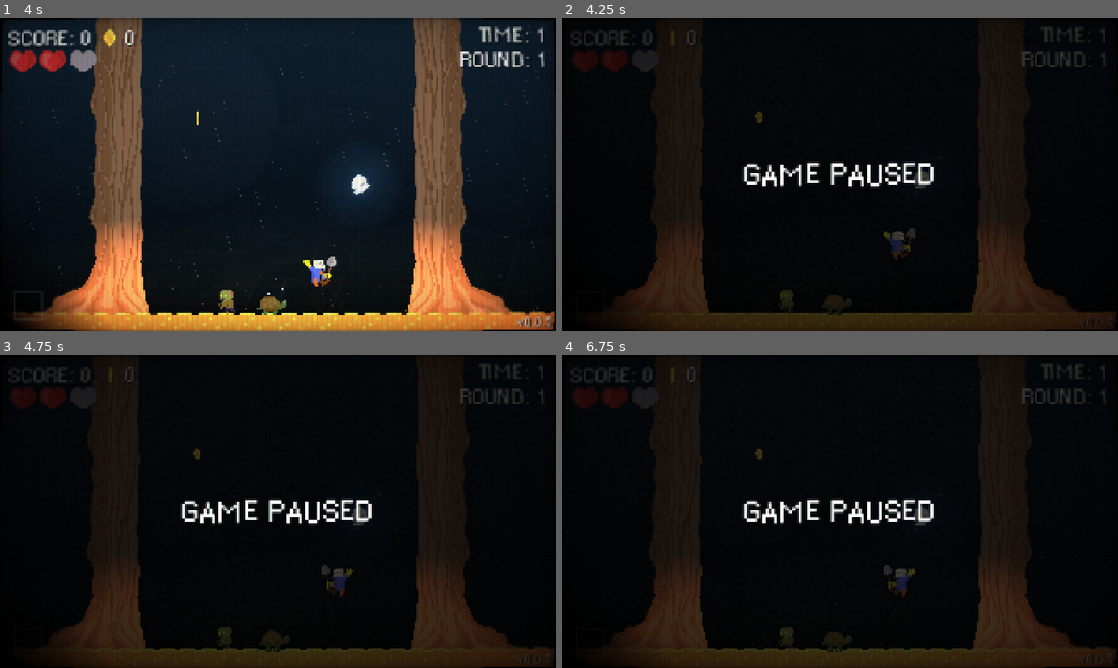
Above: before the commit, frames 1-4 (two rows, left to right).
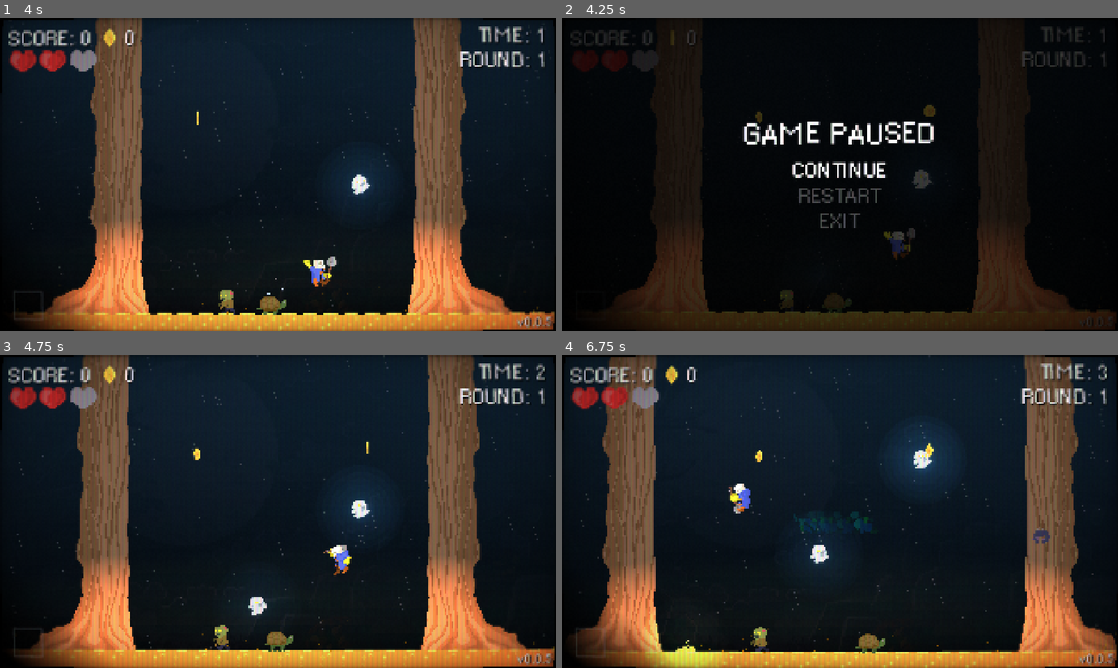
Above: after the commit, the same moments.

Repository: Giantswing/graveyard-bouncers
Game: Godot game, scene res://scenes/main-level.tscn
Same seed, same stepped clock (60 frames per second), same inputs: the game is played once before the commit and once after it.
Inputs:
- Up to frame 1 (4 s): hold D (Right) 0.53-2.03 s; tap Space (Jump) at 0.6, 0.77, 1.07, 1.52, 1.55, 1.82, 2.1, 3.02, 3.05, 3.32, 3.6, 3.77 s; tap Shift (Ability) at 1.35, 2.85 s; hold A (Left) 2.03-2.78 s; hold D (Right) from 2.78 s (still down)
- Up to frame 2 (4.25 s): keep holding D (Right); tap Space (Jump) at 4.07 s; tap Escape (Menu) at 4.15 s
- Up to frame 3 (4.75 s): release D (Right) at 4.28 s; hold A (Left) from 4.28 s (still down); tap Shift (Ability) at 4.35 s; tap Space (Jump) at 4.52, 4.55 s
- Up to frame 4 (6.75 s): tap Space (Jump) at 4.82, 5.1, 6.02, 6.05, 6.32, 6.6 s; release A (Left) at 5.03 s; hold D (Right) 5.03-5.78 s; hold A (Left) from 5.78 s (still down); tap Shift (Ability) at 5.85 s

Frame 1 is identical in both runs. In frame 2, 3.4% of the frame differs, in the area x 10-99%, y 27-95%; in frame 3, 61%; in frame 4, 63%, in the area x 1-100%, y 0-100%.

Commit message:
Improved pause menu

Diff:
--- a/scenes/ui.tscn
+++ b/scenes/ui.tscn
@@ -375,6 +375,7 @@
 offset_bottom = 41.0
 grow_horizontal = 2
 grow_vertical = 2
+theme_override_constants/separation = 25
 
 [node name="Label" type="RichTextLabel" parent="Control/PauseScreen/VBoxContainer"]
 process_mode = 3
@@ -386,3 +387,27 @@
 text = "[wave amp=50.0 freq=5.0 connected=1]GAME PAUSED[/wave]"
 fit_content = true
 horizontal_alignment = 1
+
+[node name="MenuOptions" type="VBoxContainer" parent="Control/PauseScreen/VBoxContainer"]
+unique_name_in_owner = true
+layout_mode = 2
+
+[node name="Continue" type="Label" parent="Control/PauseScreen/VBoxContainer/MenuOptions"]
+layout_mode = 2
+theme = ExtResource("3_wm3ai")
+text = "CONTINUE"
+horizontal_alignment = 1
+
+[node name="Restart" type="Label" parent="Control/PauseScreen/VBoxContainer/MenuOptions"]
+modulate = Color(1, 1, 1, 0.266667)
+layout_mode = 2
+theme = ExtResource("3_wm3ai")
+text = "RESTART"
+horizontal_alignment = 1
+
+[node name="Exit" type="Label" parent="Control/PauseScreen/VBoxContainer/MenuOptions"]
+modulate = Color(1, 1, 1, 0.266667)
+layout_mode = 2
+theme = ExtResource("3_wm3ai")
+text = "EXIT"
+horizontal_alignment = 1
--- a/scripts/game_manager.gd
+++ b/scripts/game_manager.gd
@@ -157,6 +157,19 @@
 		Events.player_died.emit()
 
 
+func pause_game(is_paused: bool) -> void:
+	game_paused = is_paused
+	get_tree().paused = is_paused
+	Events.game_paused.emit(is_paused)
+
+func restart_level() -> void:
+	get_tree().paused = false
+	Engine.time_scale = 1.0
+	get_tree().reload_current_scene()
+
+func exit_game() -> void:
+	get_tree().quit()
+
 
 func _process(delta: float) -> void:
 	if Input.is_action_just_pressed("Reset"):
@@ -166,14 +179,7 @@
 		get_tree().reload_current_scene()
 
 	if Input.is_action_just_pressed("Menu"):
-		if game_paused == false:
-			Engine.time_scale = 0.0
-			game_paused = true
-			Events.game_paused.emit(true)
-		else:
-			Engine.time_scale = 1.0
-			game_paused = false
-			Events.game_paused.emit(false)
+		pause_game(!game_paused)
 
 	if game_started:
 		left_wall.position.x = lerp(left_wall.position.x, -game_width / 2, 0.1)
--- a/scripts/ui.gd
+++ b/scripts/ui.gd
@@ -17,8 +17,12 @@
 @onready var pause_screen: Control = %PauseScreen
 
 var hearts: Array[ui_heart] = []
+var selected_menu_option: int = 0
+var menu_options: Array[Node] = []
 
 func _ready() -> void:
+	menu_options = %MenuOptions.get_children()
+
 	death_screen.visible = false
 	pause_screen.visible = false
 
@@ -31,6 +35,42 @@
 	Events.round_counter_changed.connect(on_round_counter_changed)
 	Events.ability_gained.connect(on_ability_gained)
 	Events.game_paused.connect(on_game_paused)
+
+func update_menu_options() -> void:
+	for i in range(menu_options.size()):
+		if i == selected_menu_option:
+			menu_options[i].modulate = Color(1, 1, 1, 1)
+		else:
+			menu_options[i].modulate = Color(1, 1, 1, 0.3)
+
+
+func _process(_delta: float) -> void:
+	if GameManager.instance.game_paused == false:
+		return
+
+	if Input.is_action_just_pressed("Up"):
+		selected_menu_option -= 1
+		if selected_menu_option < 0:
+			selected_menu_option = menu_options.size() - 1
+		update_menu_options()
+
+	if Input.is_action_just_pressed("Down"):
+		selected_menu_option += 1
+		if selected_menu_option >= menu_options.size():
+			selected_menu_option = 0
+		update_menu_options()
+
+	if Input.is_action_just_pressed("Jump"):
+		process_menu_option(selected_menu_option)
+
+func process_menu_option(option: int) -> void:
+	match option:
+		0:
+			GameManager.get_instance().pause_game(false)
+		1:
+			GameManager.get_instance().restart_level()
+		2:
+			GameManager.get_instance().exit_game()
 
 func on_game_paused(paused: bool) -> void:
 	pause_screen.visible = paused
